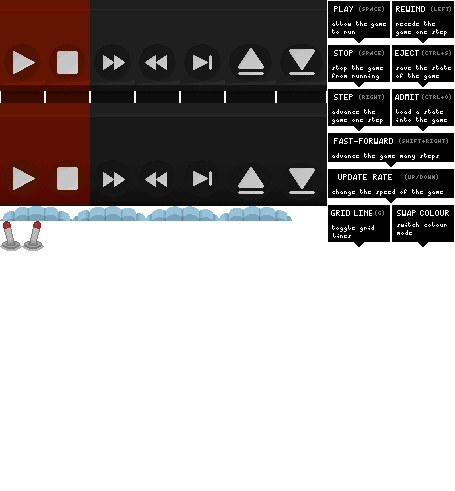
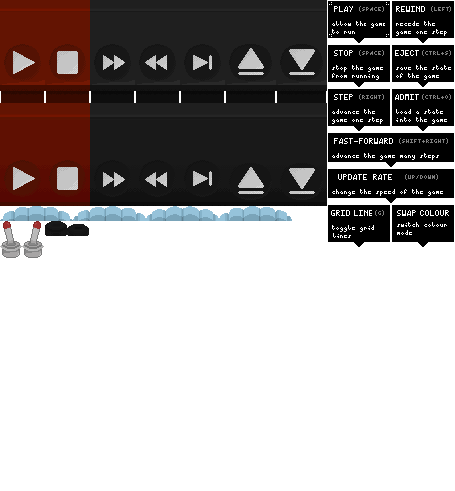
The second 455 × 491 image is a revision of the first. Changes to its layers:
"MESSAGE_TEMPLATE": opacity 0% → 100% over [329, 2, 389, 37]
"SWITCH": opacity 0% → 100% over [2, 249, 42, 258]
added layer "BUTTON" over [45, 221, 89, 236]
